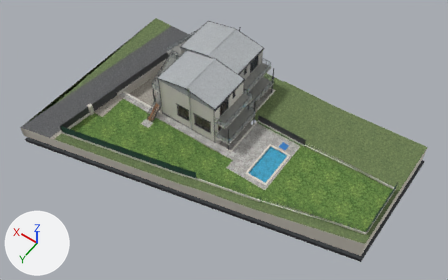
One commit to the glTF model schvaleni-b/model/dum_b.glb: the scene before it, then after it.
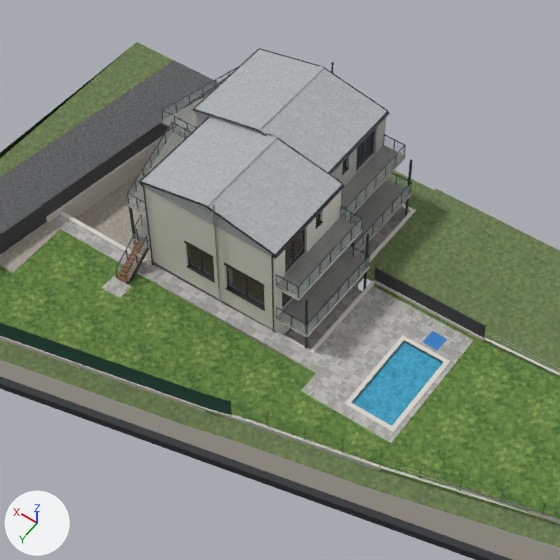
Old and new are each drawn whole from a 50 mm camera at (-44.5, 52.8, 75.1) aimed at (-11.9, 7.2, 3.4) and again close up on the part from 22% to 75% of the width and 0% to 86% of the height. The lights are fixed; the arrows at lower left show +X, +Y and +Z. The older version's two pictures come first. Vertices at exactly the same position are counted once.

In view in the first close-up: 'A_antracit', 'A_dlazba_balkon', 'A_nerez', 'A_omitka', 'A_sklo', 'A_sklo_zabradli', 'A_strecha', 'B_ext_dlazba_balkon', 'B_ext_omitka', 'B_ext_strecha', 'Teren_asfalt', 'Teren_beton', 'Teren_dlazba', 'Teren_kamen', 'Teren_plot_panel', 'Teren_podstava', 'Teren_rez', 'Teren_trava', 'Teren_trava_okoli', 'Teren_voda' and 14 more.
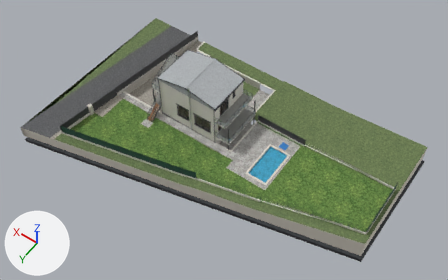
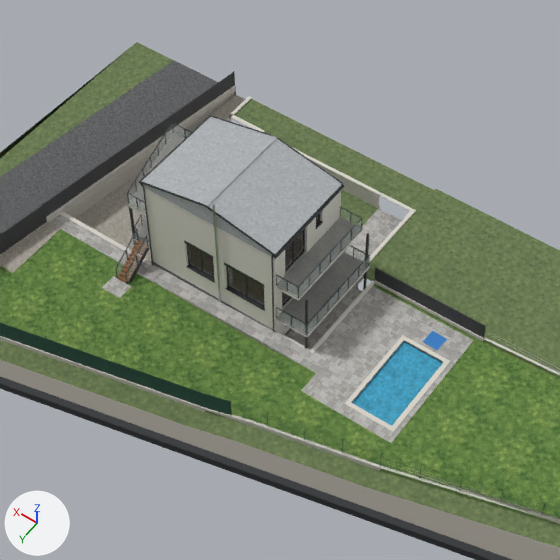
Boxes (x1, y1, x2, y2) around the edits, measured in the close-ups (560 x 560 px; the box of a moved part takes in the faces that stretch with it):
'A_strecha', deleted
    before: (194, 49, 387, 172)
'A_dlazba_balkon', deleted
    before: (162, 95, 412, 250)
'A_sklo_zabradli', deleted
    before: (163, 71, 411, 250)
'A_antracit', deleted
    before: (162, 48, 413, 247)
'A_omitka', deleted (mostly hidden)
    before: (162, 114, 412, 250)
'A_sklo', deleted
    before: (342, 131, 374, 169)
part 1 of me_teren_beton, moved or reshaped (mostly hidden before)
    before: (393, 207, 410, 220)
    after: (312, 161, 379, 208)
part 2 of me_teren_kamen, added
    after: (292, 147, 381, 195)
part 3 of me_teren_trava_okoli, added
    after: (340, 190, 380, 226)

The change, as a diff of the scene's bpy script:
```diff
--- a/schvaleni-b/model/dum_b.glb.py
+++ b/schvaleni-b/model/dum_b.glb.py
@@ me_teren_beton @@
-me_teren_beton.from_pydata(...)  # 160 vertices, 142 faces; spans x -36.1..9.9, y -9.6..19.1, z -0.7..3.0
+me_teren_beton.from_pydata(...)  # 158 vertices, 138 faces; spans x -36.1..9.9, y -9.6..19.1, z -0.7..3.0
+# me_teren_beton part 1: 1 vertex moved from x 0.0, y 0.0, z -0.7 to x 0.0, y 0.0, z 0.0; 8 vertices removed from x -11.9..3.2, y -7.3..-0.2, z -0.7..0.7; 6 vertices added at x -9.0..1.3, y -7.1..-0.2, z 0.0..1.4
 me_teren_beton.materials.append(mat_beton__teren)
@@ me_teren_kamen @@
-me_teren_kamen.from_pydata(...)  # 101 vertices, 136 faces; spans x -20.7..9.9, y -9.6..19.1, z -0.7..1.8
+me_teren_kamen.from_pydata(...)  # 109 vertices, 148 faces; spans x -20.7..9.9, y -9.6..19.1, z -0.7..1.8
+# me_teren_kamen part 2: a new loose piece, a box spanning x -9.03..1.33, y -7.16..-6.9, z 1.36..1.42, in mat_kamen__teren (light grey #dad6cd)
 me_teren_kamen.materials.append(mat_kamen__teren)
@@ me_teren_trava_okoli @@
 # verts and faces of me_teren_trava_okoli; kept vertices keep their numbers, new ones are numbered from 28
-me_teren_trava_okoli.from_pydata(...)  # 28 vertices, 20 faces; spans x -36.6..15.9, y -9.6..21.9, z 1.2..2.6
+me_teren_trava_okoli.from_pydata(...)  # 32 vertices, 22 faces; spans x -36.6..15.9, y -9.6..21.9, z 0.0..2.6
+# me_teren_trava_okoli part 3
+verts[28] = (-9.0, -7.1, 0.0)  # pixel (380, 206)
+verts[29] = (1.3, -7.1, 0.0)
+verts[30] = (1.3, 0.0, 0.0)
+verts[31] = (-9.0, 0.0, 0.0)
+faces += [(28, 29, 30), (28, 30, 31)]
 me_teren_trava_okoli.materials.append(mat_trava_okoli__teren)
@@ me_teren_voda @@
 me_teren_voda.from_pydata(...)  # 4 vertices, 2 faces; spans x -20.37..-17.37, y 2.91..8.91, z 1.4
+# me_teren_voda part 4: texture (UV) coordinates changed
 me_teren_voda.materials.append(mat_voda__teren)
@@ ob_a_antracit @@
-ob_a_antracit = bpy.data.objects.new('A_antracit', me_b_ext_antracit_001)
@@ ob_a_dlazba_balkon @@
-ob_a_dlazba_balkon = bpy.data.objects.new('A_dlazba_balkon', me_b_ext_dlazba_balkon_001)
@@ ob_a_nerez @@
-ob_a_nerez = bpy.data.objects.new('A_nerez', me_b_ext_nerez_001)
@@ ob_a_omitka @@
-ob_a_omitka = bpy.data.objects.new('A_omitka', me_b_ext_omitka_001)
@@ ob_a_sklo @@
-ob_a_sklo = bpy.data.objects.new('A_sklo', me_b_sklo_sklo_001)
@@ ob_a_sklo_zabradli @@
-ob_a_sklo_zabradli = bpy.data.objects.new('A_sklo_zabradli', me_b_ext_sklo_zabradli_001)
@@ ob_a_strecha @@
-ob_a_strecha = bpy.data.objects.new('A_strecha', me_b_ext_strecha_001)
```
